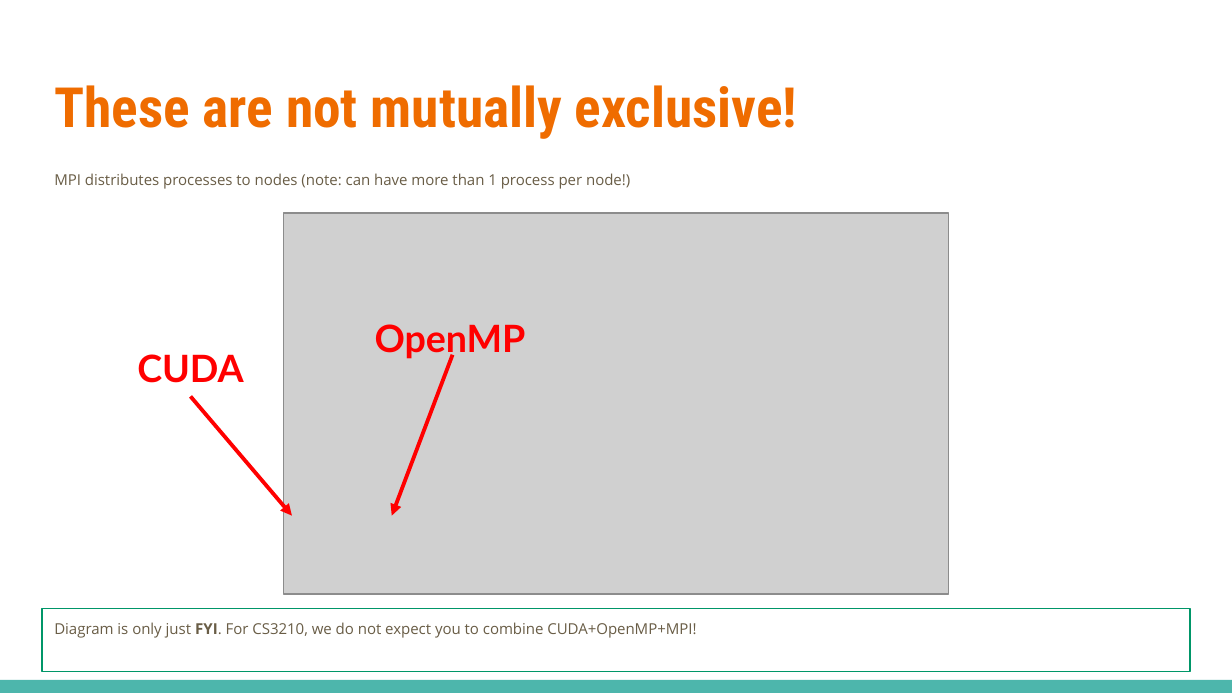
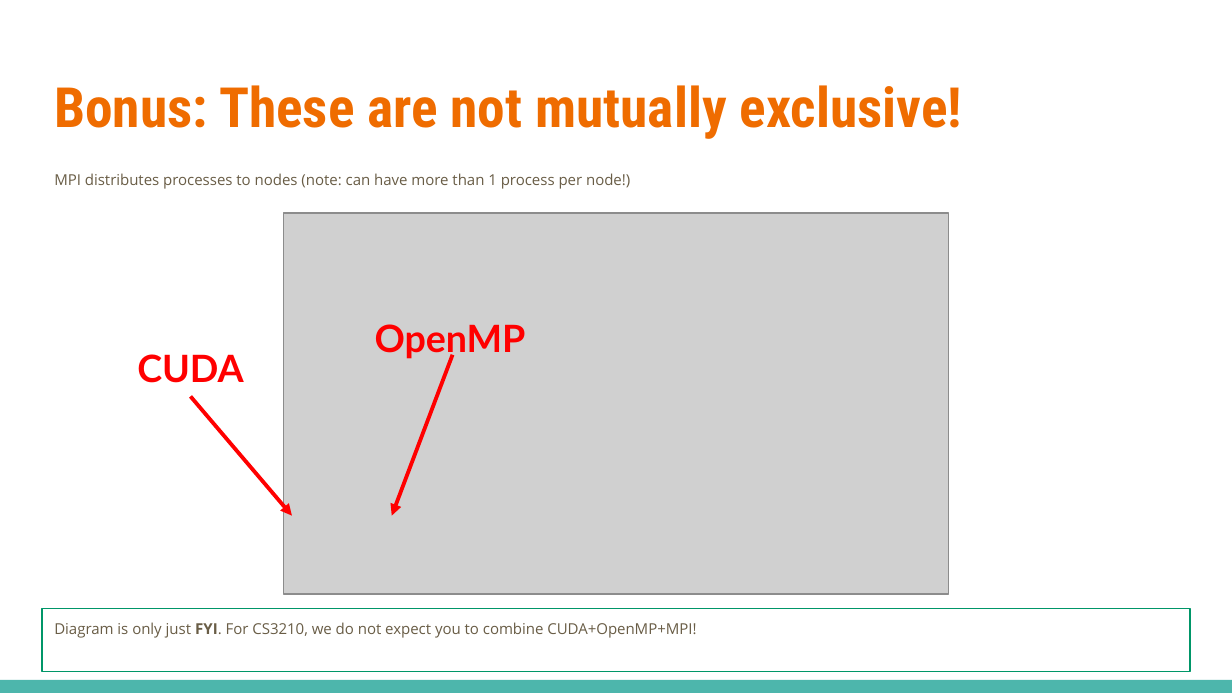
Before and after one commit to theodoreleebrant/TA-2425S1, a slide deck: slide 28 of CS3210/pptx/CS3210-TL8 (Lab 4).pptx. Drawn at 1232x693 pixels with LibreOffice and Linux fonts; fonts in the diff are those of the drawing; grey boxes stand for pictures. Boxes give left, top, right and bottom in pixels: in the first picture for what was removed or moved away, otherwise in the second. Text is boxed around its words. In the diff, an @@ line names an element or a change of style, - is before the commit and + after.

```diff
--- a/CS3210/pptx/CS3210-TL8 (Lab 4).pptx
+++ b/CS3210/pptx/CS3210-TL8 (Lab 4).pptx
@@ title at [54,85,962,139]: text changed @@
-These are not mutually exclusive!
+Bonus: These are not mutually exclusive!
```
Also in this commit, not shown: 2 other slides changed.
